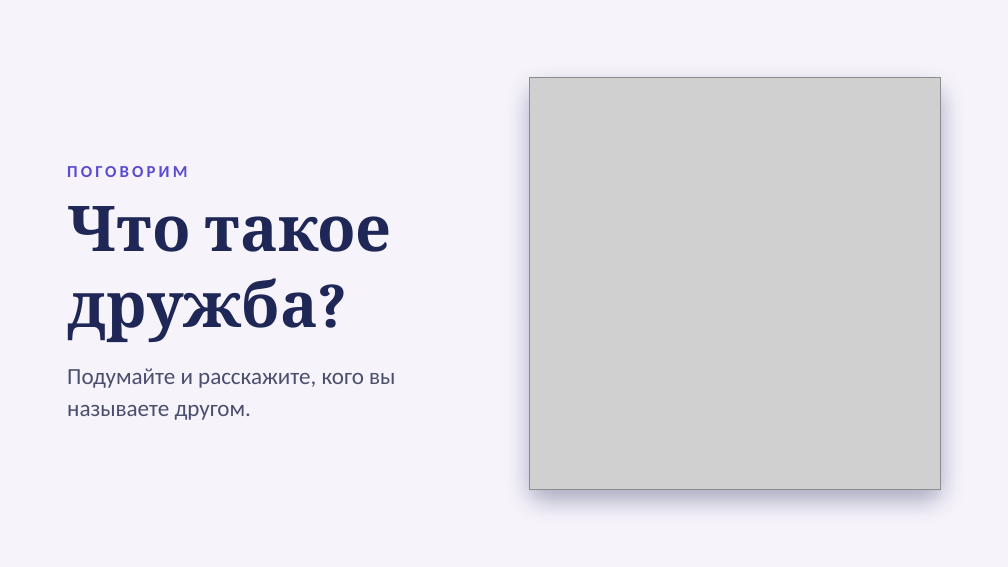
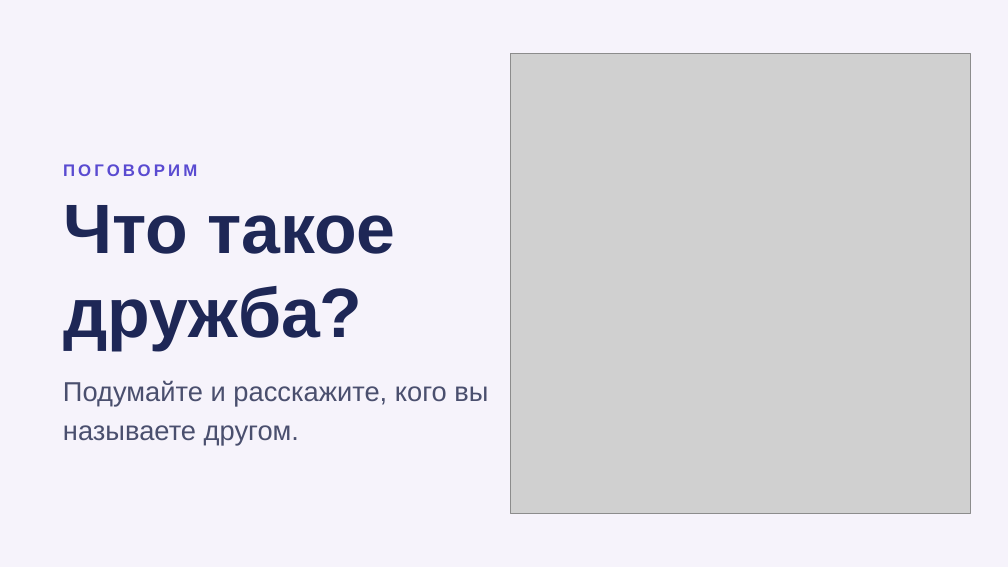
Before and after one commit to zxkaize-cell/kaize, a slide deck: slide 8 of presentations/Песни_о_дружбе.pptx. Drawn at 1008x567 pixels with LibreOffice and Linux fonts; fonts in the diff are those of the drawing; grey boxes stand for pictures; background and template pictures are left out. Boxes give left, top, right and bottom in pixels: in the first picture for what was removed or moved away, otherwise in the second. Text is boxed around its words. In the diff, an @@ line names an element or a change of style, - is before the commit and + after.

```diff
--- a/presentations/Песни_о_дружбе.pptx
+++ b/presentations/Песни_о_дружбе.pptx
@@ picture: place and size @@
-picture at <box>529,78,941,489</box>
+picture at <box>510,54,970,513</box>
@@ rounded rectangle removed at <box>529,78,941,489</box> @@
@@ text "ПОГОВОРИМ" at <box>63,164,197,176</box>: font Calibri to Arial; line spacing 1.15 to 1.1 @@
@@ text at <box>63,205,395,350</box>: text changed; size 60 to 66.5 pt; font Cambria to Arial @@
-Что такое дружба?
+Что такое
+дружба?
@@ text "Подумайте и расскажите, кого вы ...": place and size @@
-text "Подумайте и расскажите, кого вы ..." at <box>67,368,395,420</box>
+text "Подумайте и расскажите, кого вы ..." at <box>63,380,488,445</box>
@@ text "Подумайте и расскажите, кого вы ..." at <box>63,380,488,445</box>: size 22 to 26 pt, font Calibri to Arial; line spacing 1.15 to 1.2 @@
```
Also in this commit, not shown: 21 other slides changed.
